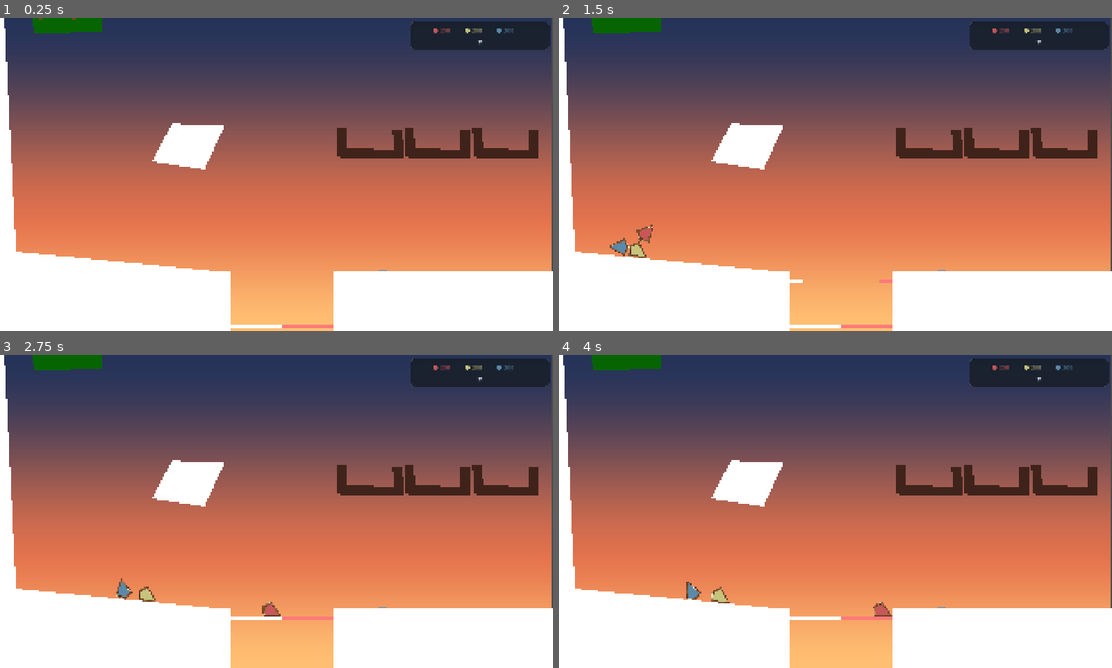
Above: before the commit, frames 1-4 (two rows, left to right).
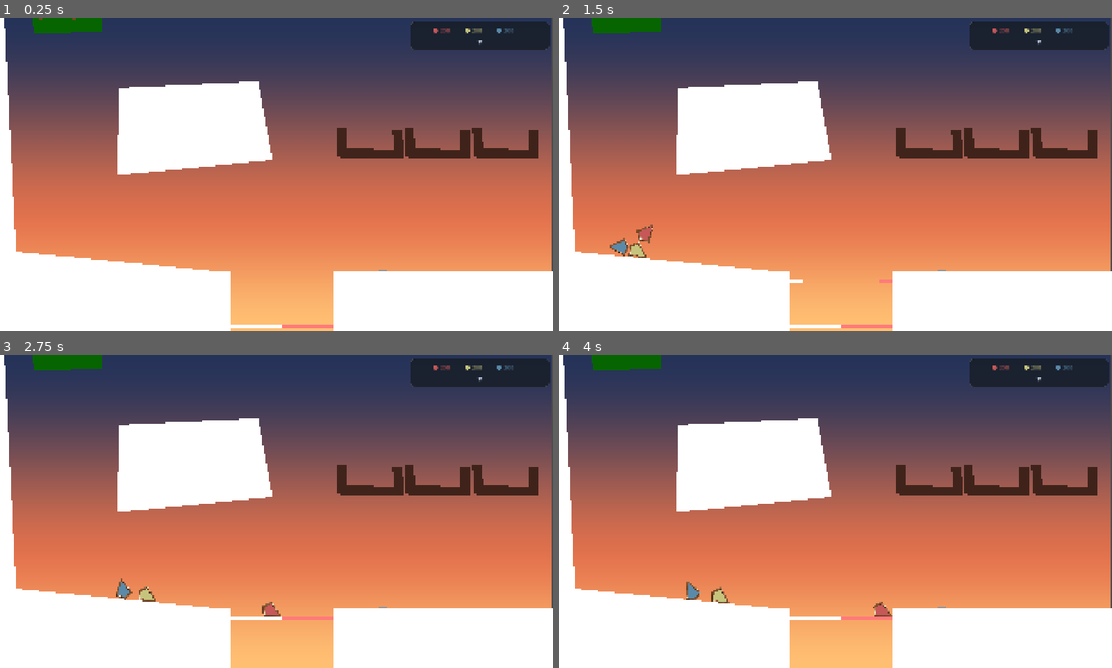
Above: after the commit, the same moments.

Repository: adambrock89/idle-glass
Game: Godot game, scene res://scenes/levels/fragment_manager.tscn
The game is run twice, just before and just after one commit, with the same random seed, the same clock (stepped at 60 frames per second) and the same inputs.
Inputs (mouse positions are in pixels of both pictures, inside the frame that each line leads up to):
- Up to frame 1 (0.25 s): no input
- Up to frame 2 (1.5 s): tap Enter at 0.5 s; move the mouse to (957, 158) at 0.52 s; tap G (toggle_generation) at 0.6 s; click (957, 158) at 0.67 s; move the mouse to (724, 190) at 1.27 s; tap C (toggle_hatch) at 1.35 s; click (724, 190) at 1.42 s
- Up to frame 3 (2.75 s): move the mouse to (331, 442) at 2.02 s; tap G (toggle_generation) at 2.1 s; click (331, 442) at 2.17 s
- Up to frame 4 (4 s): move the mouse to (807, 574) at 2.77 s; tap C (toggle_hatch) at 2.85 s; click (807, 574) at 2.92 s; move the mouse to (1001, 558) at 3.52 s; tap G (toggle_generation) at 3.6 s; click (1001, 558) at 3.67 s

The runs differ from the first frame. In frame 1, 5.8% of the frame differs, in the area x 21-50%, y 20-50%; in frame 2, 5.9%; in frame 3, 5.9%; in frame 4, 5.9%, in the area x 21-61%, y 20-84%.

Commit message:
Working border, broken glass. added music

Diff:
--- a/assets/shaders/glass_fragment.gdshader
+++ b/assets/shaders/glass_fragment.gdshader
@@ -1,10 +1,10 @@
 shader_type canvas_item;
 
-uniform vec4 tint_color = vec4(1.0, 1.0, 1.0, 0.9);
+uniform vec4 tint_color = vec4(1.0, 1.0, 1.0, 0.7);
 uniform float tint_intensity = 4.8;
-uniform float opacity_multiplier = 1.35;
-uniform float glare_intensity = 9.0;
-uniform vec2 light_dir = vec2(1.0, -1.0);
+uniform float opacity_multiplier = 1.0;
+uniform float glare_intensity = 12.0;
+uniform vec2 light_dir = vec2(1.0, 1.0);
 uniform sampler2D screen_tex : hint_screen_texture;
 uniform float face_count = 6.0;
 uniform float bevel_width = 0.30;
--- a/assets/shaders/solder.gdshader
+++ b/assets/shaders/solder.gdshader
@@ -6,11 +6,14 @@
 // 0 = soft, 1 = sharp, 2 = deep
 uniform int bevel_mode = 0;
 
-// Fixed top-right light in screen/world space
-uniform vec2 light_dir = vec2(-1.0, 1.0);
+uniform vec2 light_dir = vec2(-1.0, -1.0);
 
 // Motion factor (0..0.25), used for animation only
 uniform float motion_factor = 0.0;
+
+// Rotation of the CanvasItem in radians (passed from GDScript)
+uniform float global_rotation = 0.0;
+uniform float uv_angle_offset = 0.0;
 
 
 // ----------------------
@@ -55,10 +58,10 @@
 // Metal / material
 // ----------------------
 vec3 get_metal_color(int m, float fresnel_val, float input_motion_factor, vec2 uv_val) {
-    if (m == 0) return vec3(0.65, 0.40, 0.22); // darker copper
-    if (m == 1) return vec3(0.78, 0.78, 0.83); // softer silver
-    if (m == 2) return vec3(0.88, 0.75, 0.32); // slightly muted gold
-    return get_crystal_color(fresnel_val, input_motion_factor, uv_val); // Crystal/Platinum
+    if (m == 0) return vec3(0.65, 0.40, 0.22);
+    if (m == 1) return vec3(0.78, 0.78, 0.83);
+    if (m == 2) return vec3(0.88, 0.75, 0.32);
+    return get_crystal_color(fresnel_val, input_motion_factor, uv_val);
 }
 
 float get_sparkle_strength(int m) {
@@ -113,21 +116,31 @@
     vec3 base_color = get_metal_color(metal_type, fresnel, motion_factor, uv);
     float sparkle_strength = get_sparkle_strength(metal_type);
 
-    // Distance from center line of the strip: 0 at center, 1 at inner/outer edges.
     float edge_t = clamp(abs(uv.y - 0.5) * 2.0, 0.0, 1.0);
     float bevel = get_bevel_factor(edge_t, bevel_mode);
 
+    // WORLDSPACE LIGHT (lower-left)
     vec2 dir = normalize(light_dir);
 
-    // Use the perimeter U as ring angle so each side of the fragment gets its own facing.
-    float angle = uv.x * TAU;
-    vec2 ring_normal = vec2(cos(angle), sin(angle));
+    // OBJECT-SPACE BEVEL NORMAL
+    float angle = uv.x * TAU + uv_angle_offset;
+    vec2 ring_normal = vec2(cos(angle), -sin(angle));
 
-    // Inner and outer bevel faces point in opposite directions.
     float side_sign = (uv.y < 0.5) ? -1.0 : 1.0;
-    vec2 bevel_normal = normalize(ring_normal * side_sign);
+    vec2 bevel_normal_obj = normalize(ring_normal * side_sign);
 
-    float ndl_signed = dot(bevel_normal, dir);
+    // ROTATE NORMAL INTO WORLDSPACE
+    float a = global_rotation;
+
+    mat2 rot = mat2(
+        vec2(cos(a), -sin(a)),
+        vec2(sin(a),  cos(a))
+    );
+
+    vec2 bevel_normal_world = normalize(rot * bevel_normal_obj);
+
+    // LIGHTING
+    float ndl_signed = dot(bevel_normal_world, dir);
     float ndl_lit = max(ndl_signed, 0.0);
     float ndl_shadow = max(-ndl_signed, 0.0);
 
--- a/scenes/levels/fragment_manager.tscn
+++ b/scenes/levels/fragment_manager.tscn
@@ -7,6 +7,7 @@
 [ext_resource type="PackedScene" uid="uid://y7uofinlt53n" path="res://scenes/ui/scoreboard.tscn" id="5_41nyt"]
 [ext_resource type="Shader" uid="uid://kbpueo5fiw7y" path="res://assets/shaders/sunset_background.gdshader" id="6_6ke61"]
 [ext_resource type="PackedScene" path="res://scenes/ui/shop_container.tscn" id="7_srsae"]
+[ext_resource type="AudioStream" uid="uid://blvgmm6lrbn80" path="res://assets/music/nakaradaalexander-kind-celtic-loop-238364.mp3" id="8_7051s"]
 
 [sub_resource type="ShaderMaterial" id="ShaderMaterial_hwl8a"]
 shader = ExtResource("2_srsae")
@@ -112,5 +113,10 @@
 
 [node name="Shop" parent="." instance=ExtResource("7_srsae")]
 
+[node name="AudioStreamPlayer2D" type="AudioStreamPlayer2D" parent="."]
+stream = ExtResource("8_7051s")
+volume_db = -5.622
+autoplay = true
+
 [node name="Polygon2D" type="Polygon2D" parent="."]
-polygon = PackedVector2Array(601, 362, 533, 492, 714, 520, 784, 367)
+polygon = PackedVector2Array(420, 238, 899, 216, 949, 487, 412, 540)
--- a/src/entities/scoreboard.gd
+++ b/src/entities/scoreboard.gd
@@ -37,7 +37,7 @@
 	"yellow": 200.0,
 	"green": 200.0,
 	"blue": 200.0,
-	"purple": 200.0
+	"purple": 200000.0
 }
 
 var value_multiplier: Dictionary = {
--- a/src/entities/turnin_platform.gd
+++ b/src/entities/turnin_platform.gd
@@ -131,7 +131,9 @@
 
     button_sfx_player = AudioStreamPlayer2D.new()
     button_sfx_player.name = "ButtonSfxPlayer"
-    button_sfx_player.volume_db = -9.5
+    button_sfx_player.volume_db = -3.0
+    button_sfx_player.attenuation = 0.0
+    button_sfx_player.max_distance = 100000.0
     add_child(button_sfx_player)
 
     scoring_zone = create_scoring_zone()
--- a/src/systems/fragment_manager.gd
+++ b/src/systems/fragment_manager.gd
@@ -444,6 +444,11 @@
 	mat.set("shader_parameter/metal_type", get_random_metal_type())
 	mat.set("shader_parameter/bevel_mode", 0)
 	mat.set("shader_parameter/motion_factor", 0.0)
+	mat.set("shader_parameter/global_rotation", global_transform.get_rotation())
+
+	var angle_offset = get_angle_offset_by_color(inner.get_meta("color_name"))
+	mat.set("shader_parameter/uv_angle_offset", angle_offset)
+
 
 	border_mesh.material = mat
 	border_mesh.z_index = 10
@@ -452,6 +457,16 @@
 	border_mesh.name = "BorderMeshInstance_%s" % str(color_name)
 	frag.add_child(border_mesh)
 	return border_mesh
+
+func get_angle_offset_by_color(color_name) -> float:
+	if color_name == ColorProfile.ColorName.RED:
+		return PI
+	elif color_name == ColorProfile.ColorName.YELLOW:
+		return PI/3
+	elif color_name == ColorProfile.ColorName.BLUE:
+		return PI * 5/3
+
+	return 0
 
 func create_border_mesh_from_polygon(points: PackedVector2Array, thickness: float) -> MeshInstance2D:
 	var mesh := ArrayMesh.new()
--- a/src/ui/shop_manager.gd
+++ b/src/ui/shop_manager.gd
@@ -71,7 +71,7 @@
 
 	ui_click_player = AudioStreamPlayer.new()
 	ui_click_player.stream = ProceduralSfx.get_ui_click_stream()
-	ui_click_player.volume_db = -11.0
+	ui_click_player.volume_db = -5.0
 	add_child(ui_click_player)
 
 	# try to find scoreboard and connect: prefer current scene, fallback to root
--- a/src/utils/procedural_sfx.gd
+++ b/src/utils/procedural_sfx.gd
@@ -212,7 +212,9 @@
 	var player := AudioStreamPlayer2D.new()
 	player.stream = get_hatch_open_stream() if opening else get_hatch_close_stream()
 	player.global_position = position
-	player.volume_db = -13.0 if opening else -11.5
+	player.volume_db = -4.0 if opening else -2.5
+	player.attenuation = 0.0
+	player.max_distance = 100000.0
 	root.add_child(player)
 	player.finished.connect(player.queue_free)
 	player.play()
Not shown, added: assets/music/nakaradaalexander-kind-celtic-loop-238364.mp3.import
Not shown: 1 places in scenes/levels/fragment_manager.tscn that only renumber resources
Not shown, added: assets/music/nakaradaalexander-kind-celtic-loop-238364.mp3
